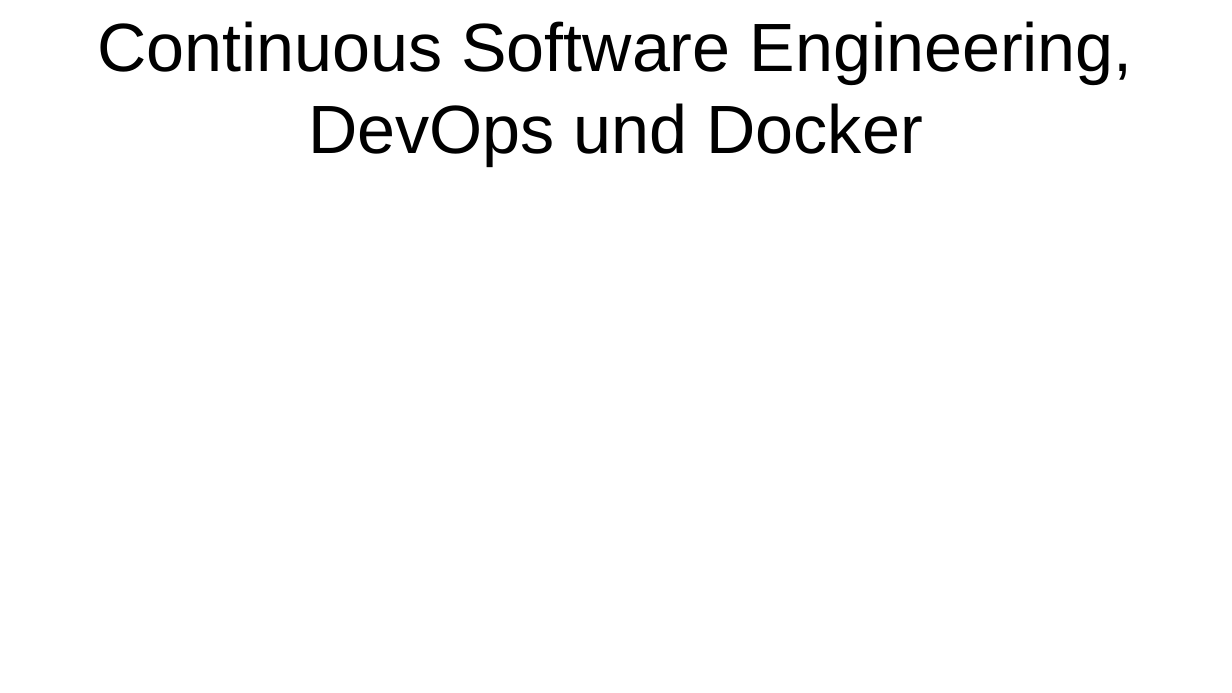
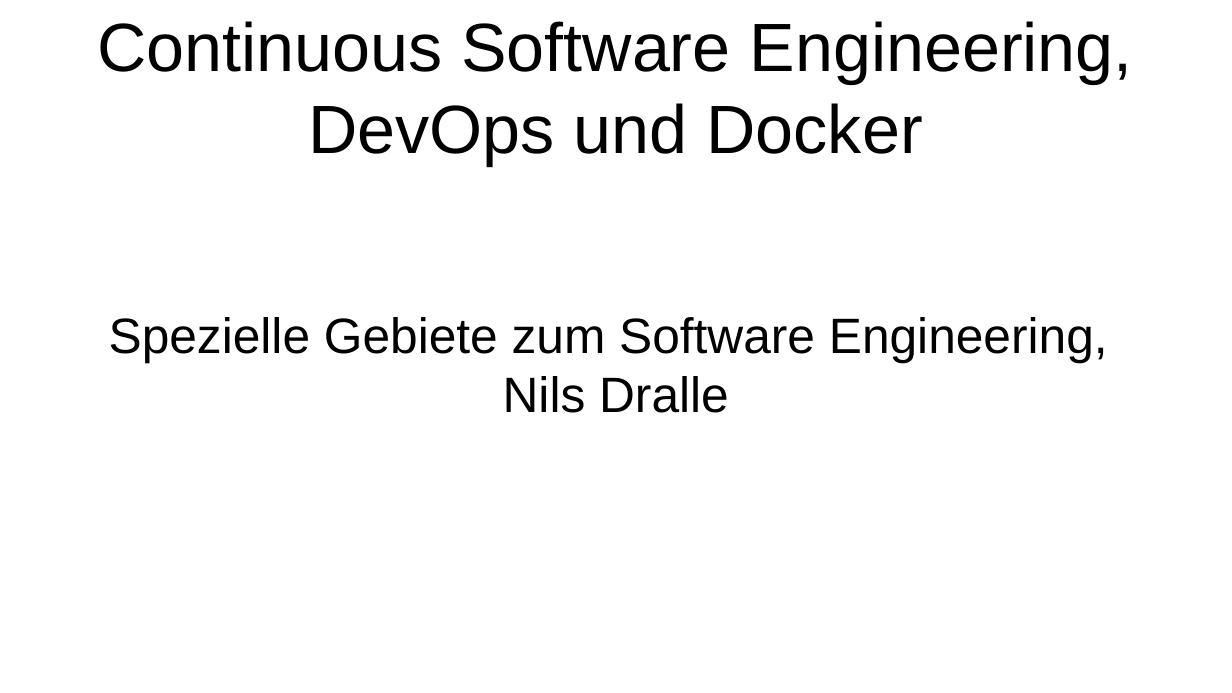
Before and after one commit to SGSE18/book, a slide deck: slide 1 of docs/continuous-software-engineering/pres.odp. Drawn at 1232x693 pixels with LibreOffice and Linux fonts; fonts in the diff are those of the drawing. Boxes give left, top, right and bottom in pixels: in the first picture for what was removed or moved away, otherwise in the second. Text is boxed around its words. In the diff, an @@ line names an element or a change of style, - is before the commit and + after.

```diff
--- a/docs/continuous-software-engineering/pres.odp
+++ b/docs/continuous-software-engineering/pres.odp
@@ subtitle added at (x1=109, y1=317, x2=1108, y2=413), 32 pt, text #000000 @@
+Spezielle Gebiete zum Software Engineering,
+Nils Dralle
```
Also in this commit, not shown: 6 slides added, 2 other files.
